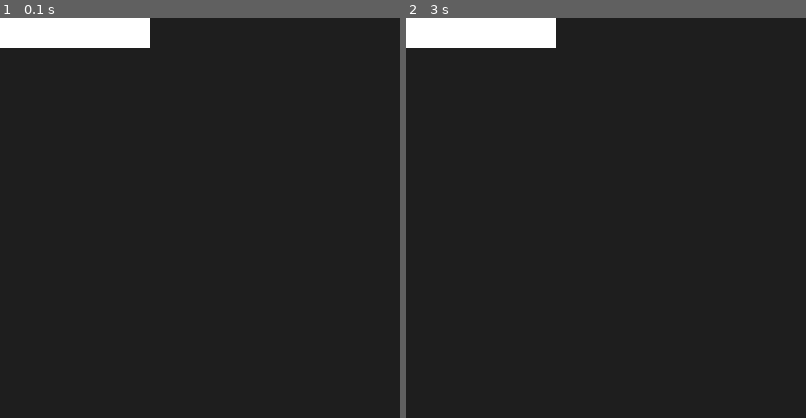
Above: before the commit, frames 1-2 (left to right).
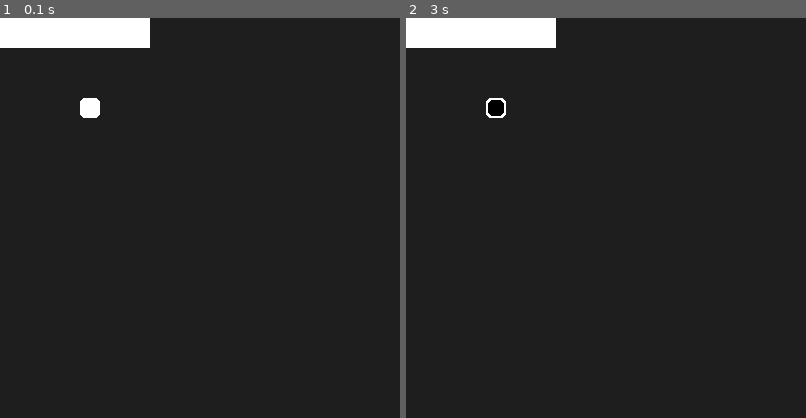
Above: after the commit, the same moments.

Repository: TunayAdaKaracan/PyGame-GUI-Engine
Game: pygame game, started from test.py
The game is run twice, just before and just after one commit, with the same random seed, the same clock (stepped at 60 frames per second) and the same inputs.
Inputs (mouse positions are % of the whole screen's width and height, from its top left):
- Up to frame 1 (0.1 s): no input
- Up to frame 2 (3 s): press the mouse at (9, 2) at 0.37 s; move the mouse to (34, 37) at 0.47 s; release the mouse at (60, 72) at 0.6 s; click (11, 11) at 0.72 s; click (11, 11) at 1.05 s; press the mouse at (11, 11) at 2.87 s; move the mouse to (34, 50) at 2.97 s
The pictures show only the part of the screen within x 0-50%, y 0-50%; the shares and areas given below are measured in that part.

The runs differ from the first frame. In frame 1, 0.2% of the frame differs, in the area x 20-25%, y 20-25%; in frame 2, 0.2%.

Commit message:
Version 1.0.3: Added Check Boxes Added Invisible Buttons Added Hiding And Showing Elements Added README File

Diff:
--- a/gui_engine.py
+++ b/gui_engine.py
@@ -8,7 +8,7 @@
 #                                     |___/
 # Made By Shkryoav And Arctic Fox
 # Giving Credits Will Help Us So Much
-# Version: 1.0.2 | Alpha
+# Version: 1.0.3 | Alpha
 import datetime
 import pygame
 
@@ -16,6 +16,7 @@
 class GUI:
     def __init__(self):
         self.elements = []
+        self.hiddens = []
 
     def __str__(self):
         return f"<GUI items={len(self.elements)}>"
@@ -23,6 +24,8 @@
     def draw(self, surface):
         returns = {}
         for level, element in sorted(self.elements):
+            if element in self.hiddens:
+                continue
             data = element.draw(surface)
             if data is not None:
                 returns[element] = data
@@ -30,6 +33,14 @@
 
     def add_element(self, element, level=0):
         self.elements.append([level, element])
+
+    def hide_element(self, element):
+        if element not in self.hiddens:
+            self.hiddens.append(element)
+
+    def show_element(self, element):
+        if element in self.hiddens:
+            self.hiddens.remove(element)
 
 
 class Box:
@@ -58,6 +69,7 @@
         self._current_tick = 0
         self._click = False
         self._highlite = False
+        self.direct_call = None
 
     def __str__(self):
         return f"<BoxButton width={self.rect.w} height={self.rect.h} x={self.rect.x}" \
@@ -82,12 +94,15 @@
             self._click = False
 
         if self.rect.collidepoint(mouse_pos) and mouse_buttons[0]:
+            if self.direct_call is not None and self._click:
+                self.direct_call()
             self._click = True
             self._current_tick = self.ticks
         elif self.rect.collidepoint(mouse_pos):
             self._highlite = True
         else:
             self._highlite = False
+
 
 
 class ImageButton:
@@ -97,6 +112,7 @@
         self.click_image = ClickImage or Image.copy()
         self.highlite_image = HighliteImage
         self.ticks = kwargs.get("ticks") or 60
+        self.direct_call = None
         self._current_tick = 0
         self._click = False
         self._highlite = False
@@ -125,6 +141,8 @@
         if self.rect.collidepoint(mouse_pos) and mouse_buttons[0]:
             self._click = True
             self._current_tick = self.ticks
+            if self.direct_call is not None:
+                self.direct_call()
         elif self.rect.collidepoint(mouse_pos):
             self._highlite = True
         else:
@@ -146,17 +164,6 @@
         return f"<SysText x={self.pos[0]} y={self.pos[1]} color={self.color} text={self.text}>"
 
     def draw(self, surface):
-        # Changed In Version 1.0.1
-        #
-        #if self.background_color == None:
-        #    render = self.font.render(self.text, self.anti_allias, self.color)
-        #else:
-        #    render = self.font.render(self.text, self.anti_allias, self.color, self.background_color)
-        #if self.transparent:
-        #    render.convert_alpha()
-        #if self.max_width != 0 and render.get_width() > self.max_width:
-        #    render = render.subsurface(render.get_rect(w=self.max_width))
-        #surface.blit(render, self.pos)
         line_movement = 0
         if self.background_color is not None:
             for line in self.text:
@@ -243,7 +250,7 @@
         text_surface = self.font.render(self.text, False, self.color)
         if self.scroll_after_max and text_surface.get_width() > self.rect.w:
             text_surface = text_surface.subsurface(text_surface.get_rect(x=text_surface.get_width()-self.rect.w, w=self.rect.w))
-        elif self.delete_after_max and text_surface.get_rect().w > self.rect.w:
+        elif self.delete_after_max and text_surface.get_width() > self.rect.w:
             text_surface = text_surface.subsurface(text_surface.get_rect(w=self.rect.w))
         surface.blit(text_surface, self.rect)
         return {"focus": self._focus, "text": self.text}
@@ -296,3 +303,60 @@
         if not any(keys):
             self._key_pressed = False
             self._press_timer = datetime.datetime.now()
+
+
+class CheckBox:
+    def __init__(self, x, y, w, h, pixel_difference, empty_color, fill_color, **kwargs):
+        self.rect = pygame.Rect(x, y, w, h)
+        self.pixel_difference = pixel_difference
+        self.empty_color = empty_color
+        self.fill_color = fill_color
+        self._click = False
+        self._pressed = False
+        self.round = kwargs.get("round") or 0
+
+    def draw(self, surface):
+        self.update()
+        pygame.draw.rect(surface, self.empty_color, self.rect, 0, self.round)
+        if self._click:
+            fill_rect = self.rect.copy()
+            fill_rect.x += self.pixel_difference
+            fill_rect.y += self.pixel_difference
+            fill_rect.w -= 2 * self.pixel_difference
+            fill_rect.h -= 2 * self.pixel_difference
+            pygame.draw.rect(surface, self.fill_color, fill_rect, 0, self.round)
+        return {"click": self._click}
+
+    def update(self):
+        mouse_pos = pygame.mouse.get_pos()
+        buttons = pygame.mouse.get_pressed(3)
+        if self.rect.collidepoint(mouse_pos) and buttons[0] and not self._pressed:
+            self._click = not self._click
+            self._pressed = True
+        if not buttons[0]:
+            self._pressed = False
+
+
+class InvisibleButton:
+    def __init__(self, x, y, w, h):
+        self.rect = pygame.Rect(x, y, w, h)
+        self.direct_call = None
+        self._click = False
+        self._pressed = False
+
+    def draw(self, surface):
+        self.update()
+        return {"click": self._click}
+
+    def update(self):
+        mouse_pos = pygame.mouse.get_pos()
+        buttons = pygame.mouse.get_pressed(3)
+        if self.rect.collidepoint(mouse_pos) and buttons[0] and not self._pressed:
+            self._click = True
+            self._pressed = True
+            if self.direct_call is not None:
+                self.direct_call()
+
+        if not buttons[0]:
+            self._pressed = False
+            self._click = False
--- a/test.py
+++ b/test.py
@@ -1,5 +1,5 @@
 import pygame
-from gui_engine import GUI, Box, BoxButton, SysText, HorizontalSlider, TextInput
+from gui_engine import GUI, Box, BoxButton, SysText, HorizontalSlider, TextInput, CheckBox, InvisibleButton
 
 pygame.init()
 
@@ -13,6 +13,18 @@
 text_input = TextInput(0, 0, 150, 30, "Comic Sans MS", 20, (0, 0, 0), background_color=(255, 255, 255), scroll_after_max =True)
 gui.add_element(text_input)
 
+check = CheckBox(80, 80, 20, 20, 2, (255, 255, 255), (0, 0, 0), round=5)
+gui.add_element(check, 50)
+
+
+def callback():
+    print("Clicked to Invisible Button")
+
+
+inv_button = InvisibleButton(350, 350, 350, 350)
+inv_button.direct_call = callback
+gui.add_element(inv_button, 63945863)
+
 while True:
     screen.fill((0, 0, 0))
     for event in pygame.event.get():
@@ -20,5 +32,4 @@
             pygame.quit()
             break
     data = gui.draw(screen)
-    print(data)
     pygame.display.update()
Not shown, added: README.md
